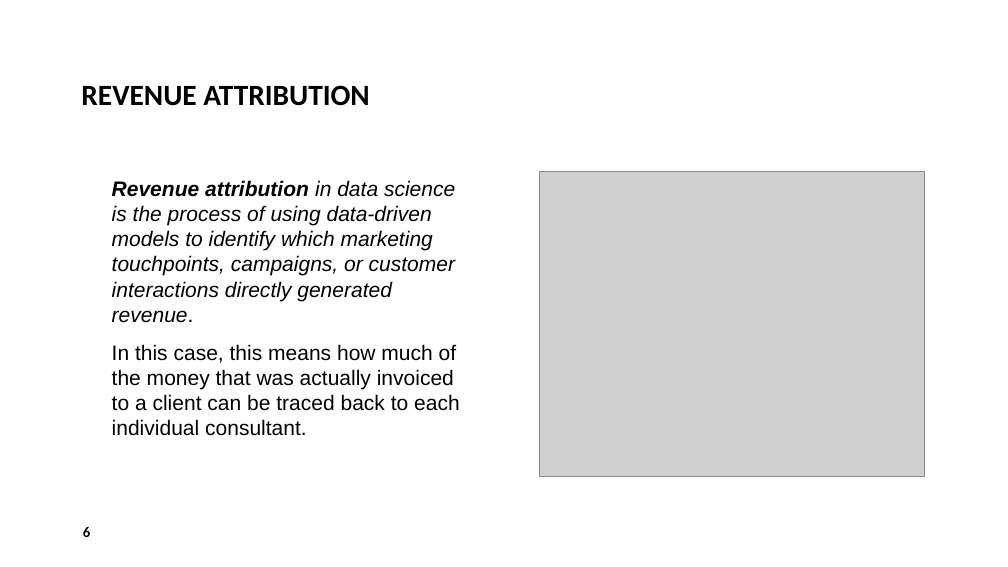
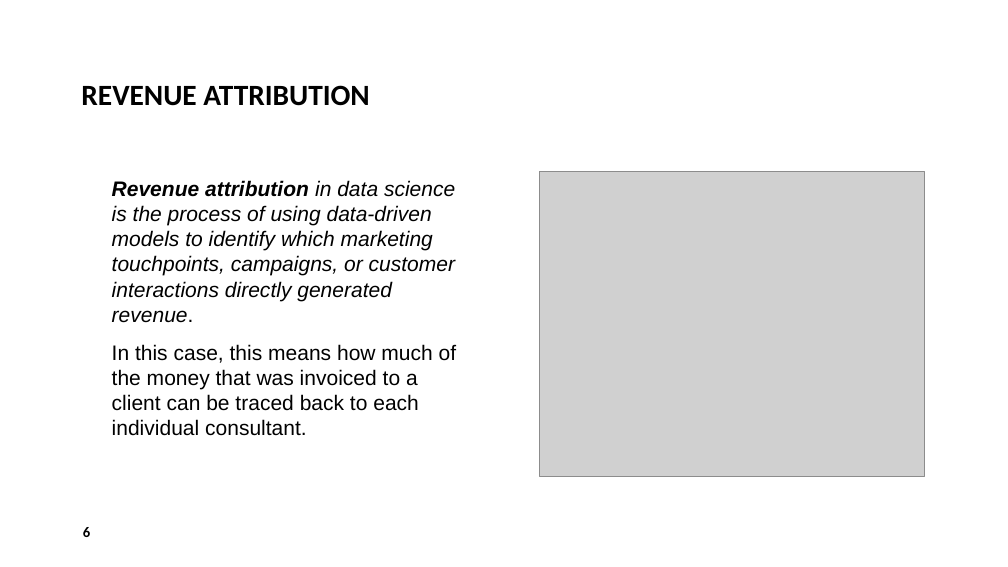
Before and after one commit to menerig/Curamando_trainee, a slide deck: slide 6 of Case interview for the role of Eidra Data.pptx. Drawn at 1008x567 pixels with LibreOffice and Linux fonts; fonts in the diff are those of the drawing; grey boxes stand for pictures. Boxes give left, top, right and bottom in pixels: in the first picture for what was removed or moved away, otherwise in the second. Text is boxed around its words. In the diff, an @@ line names an element or a change of style, - is before the commit and + after.

```diff
--- a/Case interview for the role of Eidra Data.pptx
+++ b/Case interview for the role of Eidra Data.pptx
@@ text at <box>112,344,457,436</box>: text changed @@
-  In this case, this means how much of the money that was actually invoiced to a client can be traced back to each individual consultant.
+  In this case, this means how much of the money that was invoiced to a client can be traced back to each individual consultant.
```
Also in this commit, not shown: 6 other slides changed, 3 other files.
